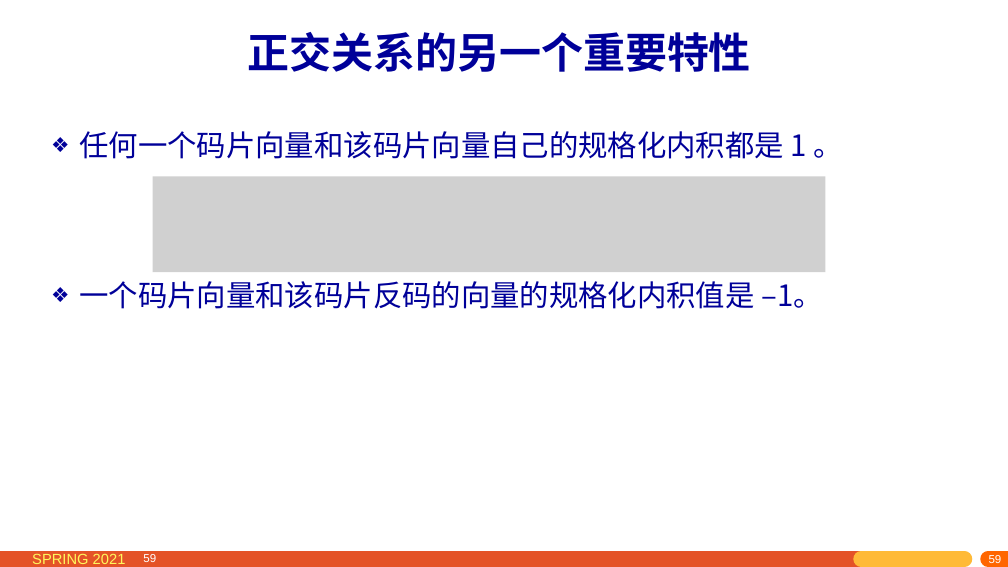
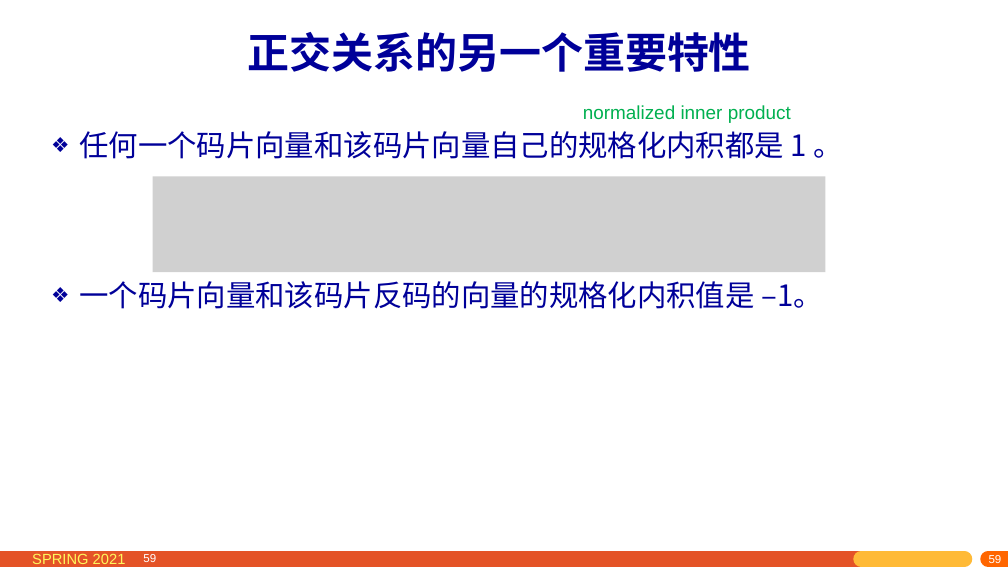
Before and after one commit to network-whu/2021, a slide deck: slide 59 of slides/instruction/02.pptx. Drawn at 1008x567 pixels with LibreOffice and Linux fonts; fonts in the diff are those of the drawing; grey boxes stand for pictures. Boxes give left, top, right and bottom in pixels: in the first picture for what was removed or moved away, otherwise in the second. Text is boxed around its words. In the diff, an @@ line names an element or a change of style, - is before the commit and + after.

```diff
--- a/slides/instruction/02.pptx
+++ b/slides/instruction/02.pptx
@@ text added at box(583, 105, 791, 123), 18 pt, text #00B050 @@
+normalized inner product
```
Also in this commit, not shown: 5 other slides changed, 2 slides added, 2 other files.
